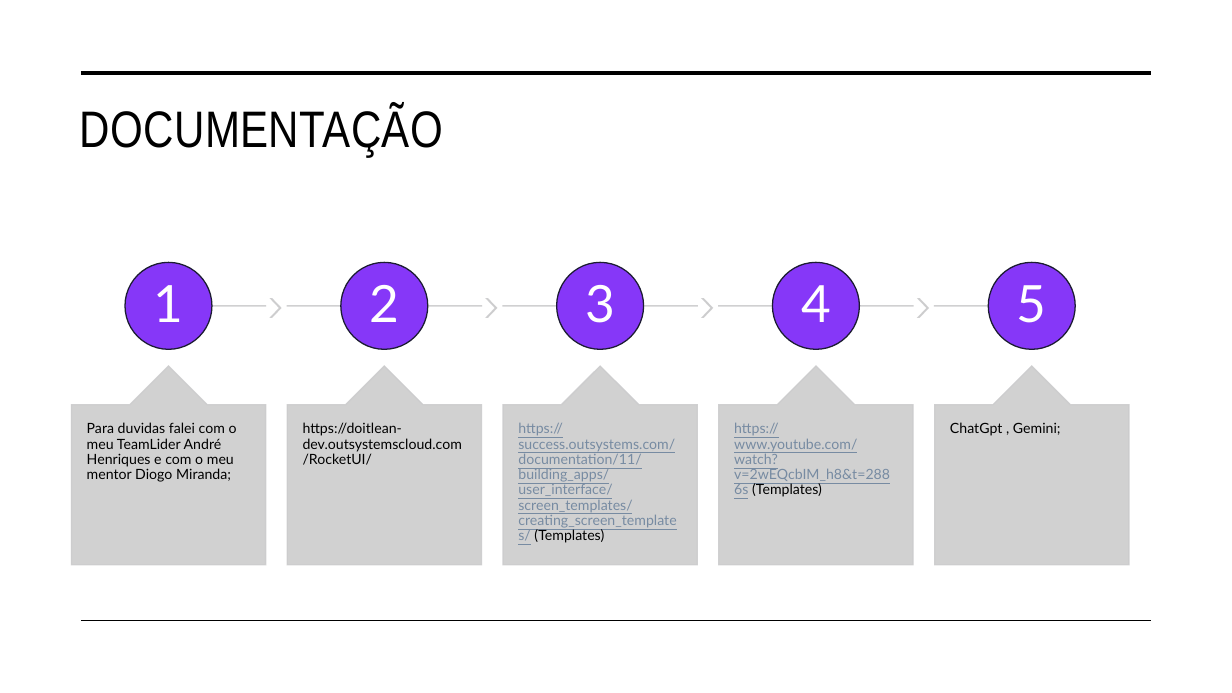
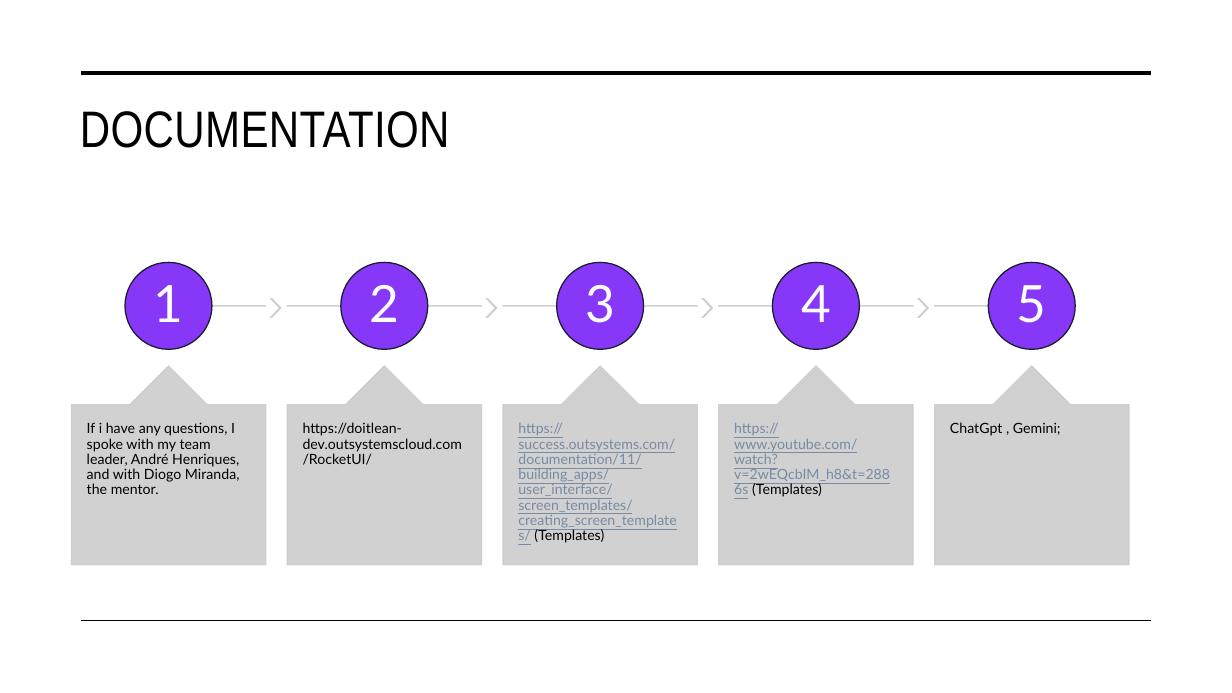
Before and after one commit to DiogoRibeiroMediaWeb/FinalProjectScss, a slide deck: slide 16 of Final Presentation.pptx (slide 9 before the commit). Drawn at 1232x693 pixels with LibreOffice and Linux fonts; fonts in the diff are those of the drawing. Boxes give left, top, right and bottom in pixels: in the first picture for what was removed or moved away, otherwise in the second. Text is boxed around its words. In the diff, an @@ line names an element or a change of style, - is before the commit and + after.

```diff
--- a/Final Presentation.pptx
+++ b/Final Presentation.pptx
@@ title at (x1=80, y1=111, x2=450, y2=148): text changed @@
-DOCUMENTAÇÃO
+DOCUMENTATION
@@ text at (x1=87, y1=422, x2=240, y2=494): text changed @@
-Para duvidas falei com o meu TeamLider André Henriques e com o meu mentor Diogo Miranda;
+If i have any questions, I spoke with my team leader, André Henriques, and with Diogo Miranda, the mentor.
```
Also in this commit, not shown: 7 other slides changed, 8 slides added, 1 slide removed, 7 other files.
